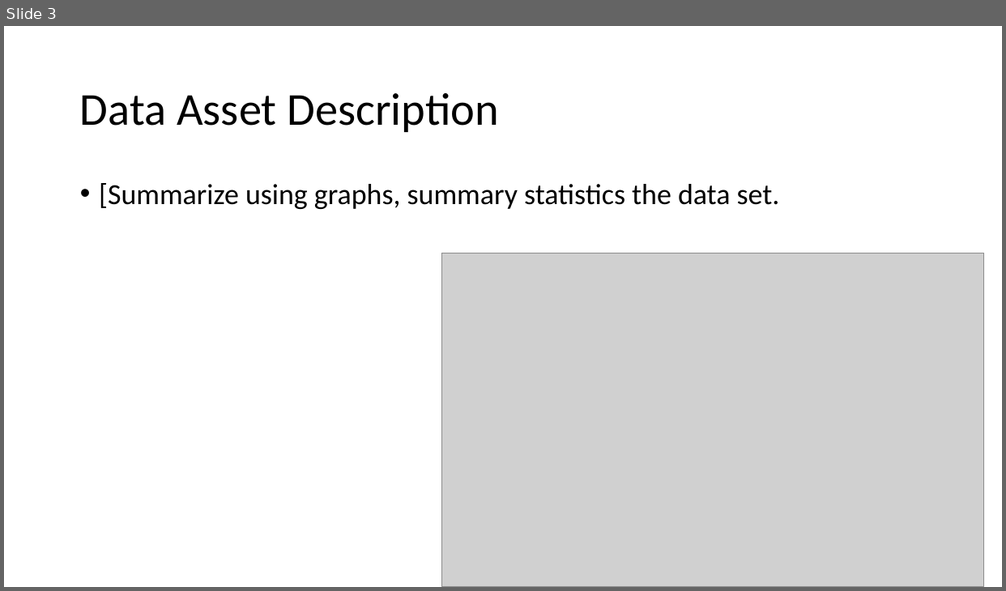
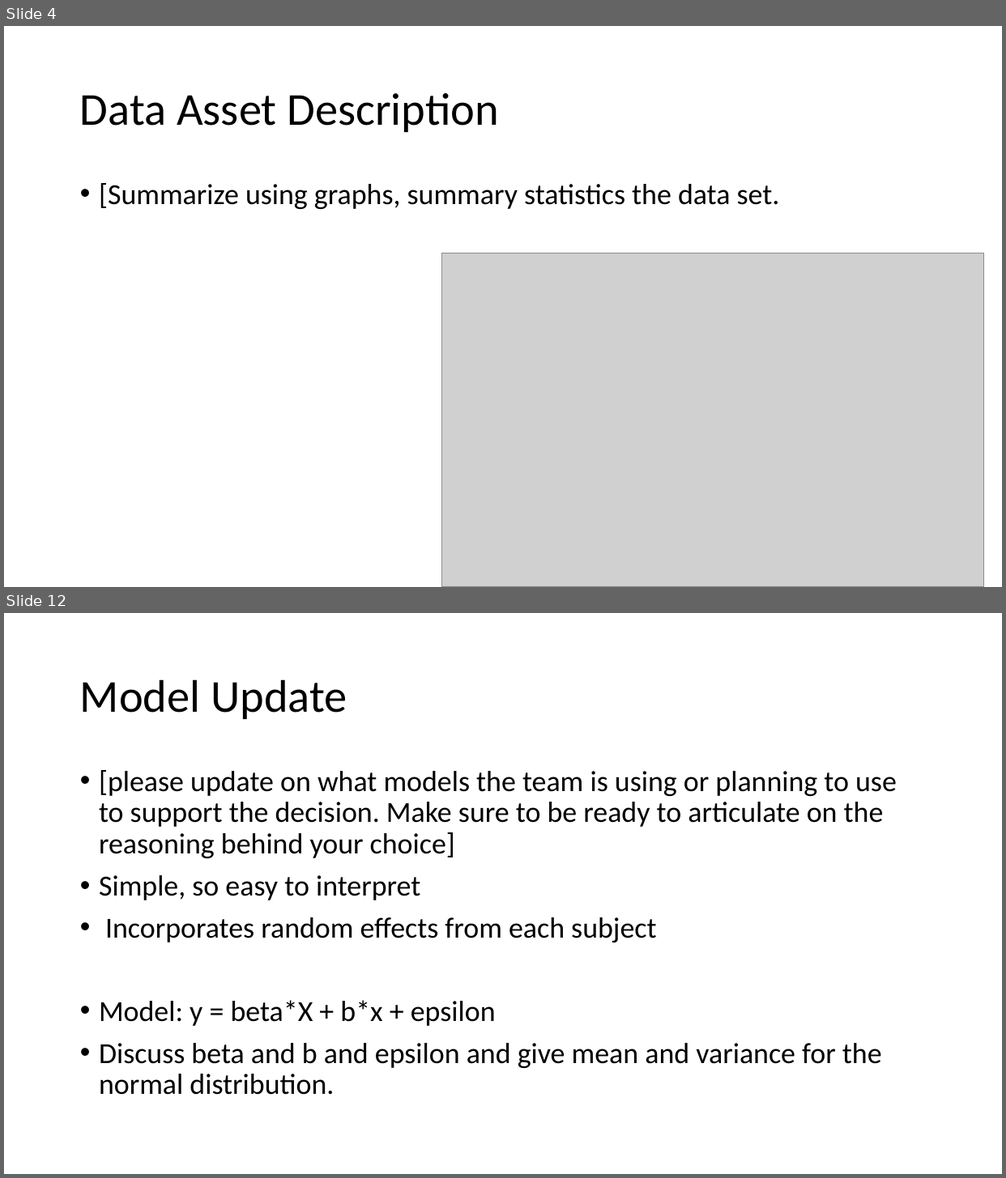
Before and after one commit to donaldsonm731/Asthma_Prediction, a slide deck: Mid_Semester_Pres.pptx. Shown one above the other, each under a label of ours: slide 3 before the commit, slides 4 and 12 after it; the slides between them are not shown. The pictures are 1006x591 and 1006x1178 pixels, drawn with LibreOffice and Linux fonts; fonts in the diff are those of the drawing; grey boxes stand for pictures. Boxes give left, top, right and bottom in pixels: in the first picture for what was removed or moved away, otherwise in the second. Text is boxed around its words. In the diff, an @@ line names an element or a change of style, - is before the commit and + after.

```diff
--- a/Mid_Semester_Pres.pptx
+++ b/Mid_Semester_Pres.pptx
@@ slide 12 added at <box>4,613,1002,1174</box>, background #FFFFFF @@
@@ title added at <box>80,679,347,719</box>, 44 pt, text #000000 @@
+Model Update
@@ text added at <box>99,770,897,1095</box>, 28 pt, text #000000 @@
+• [please update on what models the team is using or planning to use to support the decision. Make sure to be ready to articulate on the reasoning behind your choice]
+• Simple, so easy to interpret
+• Incorporates random effects from each subject
+• Model: y = beta*X + b*x + epsilon
+• Discuss beta and b and epsilon and give mean and variance for the normal distribution.
@@ what was slide 3 is now slide 4 @@
```
Also in this commit, not shown: 4 slides changed, 8 other slides added, 1 other file.
